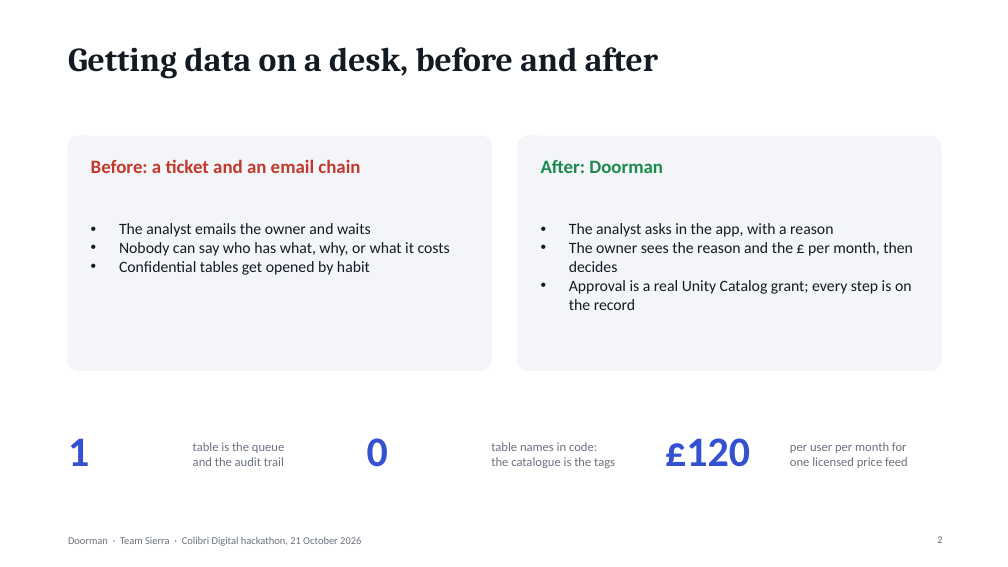
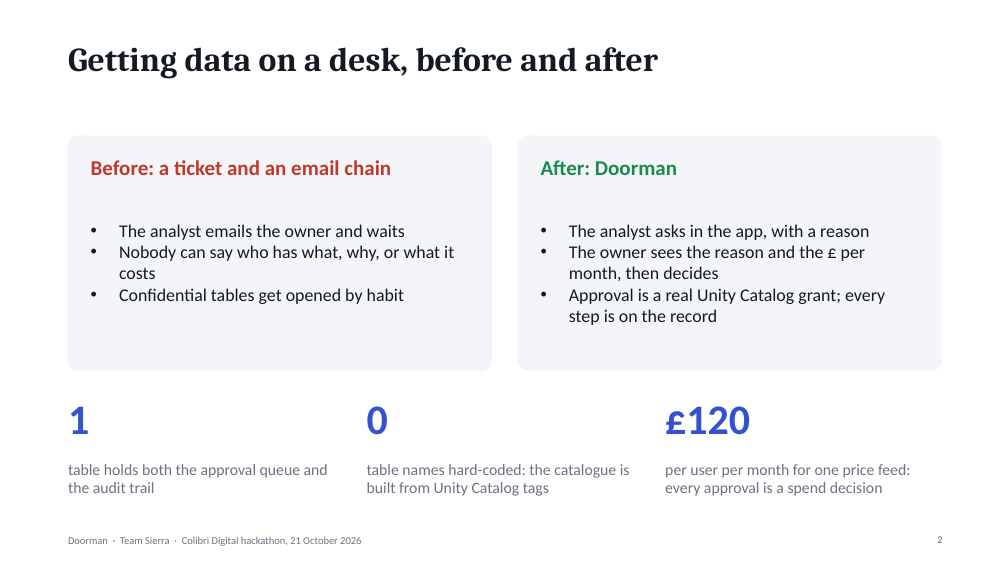
Before and after one commit to younis-y/doorman-databricks, a slide deck: slide 2 of docs/Doorman-deck.pptx. Drawn at 1008x567 pixels with LibreOffice and Linux fonts; fonts in the diff are those of the drawing. Boxes give left, top, right and bottom in pixels: in the first picture for what was removed or moved away, otherwise in the second. Text is boxed around its words. In the diff, an @@ line names an element or a change of style, - is before the commit and + after.

```diff
--- a/docs/Doorman-deck.pptx
+++ b/docs/Doorman-deck.pptx
@@ text "Before: a ticket and an ..." at box(91, 160, 391, 175): size 18 to 20 pt @@
@@ text "After: Doorman" at box(541, 160, 677, 175): size 18 to 20 pt @@
@@ text "The analyst emails the owner ..." at box(119, 224, 454, 304): size 15 to 17 pt @@
@@ text "The analyst asks in the ..." at box(569, 224, 885, 325): size 15 to 17 pt @@
@@ text "1": place and size @@
-text "1" at box(68, 438, 89, 466)
+text "1" at box(68, 406, 89, 434)
@@ text "0": place and size @@
-text "0" at box(367, 438, 388, 467)
+text "0" at box(367, 406, 388, 435)
@@ text "£120": place and size @@
-text "£120" at box(665, 438, 750, 467)
+text "£120" at box(665, 406, 750, 435)
@@ text at box(68, 464, 328, 493): text changed; size 12 to 15 pt @@
-table is the queue
-and the audit trail
+table holds both the approval queue and the audit trail
@@ text at box(367, 464, 630, 496): text changed; size 12 to 15 pt @@
-table names in code:
-the catalogue is the tags
+table names hard-coded: the catalogue is built from Unity Catalog tags
@@ text at box(665, 464, 911, 496): text changed; size 12 to 15 pt @@
-per user per month for
-one licensed price feed
+per user per month for one price feed: every approval is a spend decision
```
Also in this commit, not shown: 7 other slides changed.
